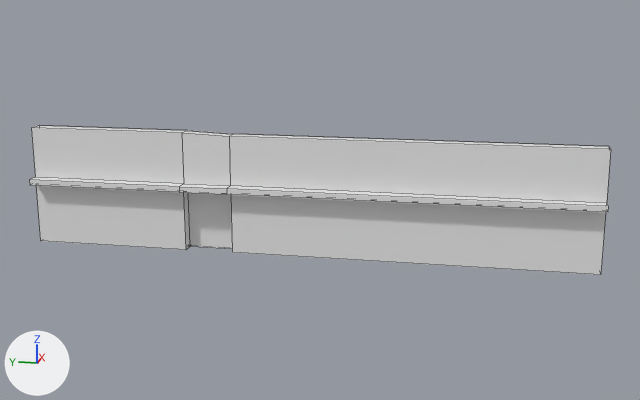
An edit to the FBX model Content/Models/Stages/World/Hall/Stage-Miniaurus/Right-wall.fbx, drawn before and after from the same camera.
Before and after are seen from a 50 mm camera at (-103.1, -22.9, 32.8) aimed at (-0.5, -2.4, 7.1). The axes (+X, +Y, +Z) are drawn at lower left. The lights are the same throughout. Mesh edges are drawn as thin lines. Where no turn or scale is listed for an object, it has been applied to the vertices.
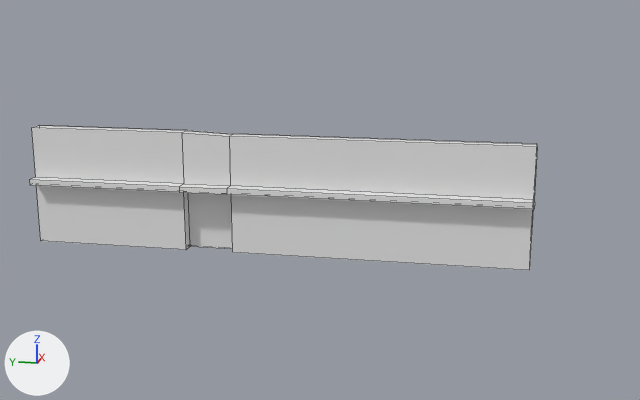
What differs and where, as boxes (x1, y1, x2, y2) in the pictures (640 x 400 px; the box of a moved part takes in the faces that stretch with it):
'Cube.017', reshaped (13% narrower)
    before: (29, 125, 611, 275)
    after: (29, 125, 537, 270)
part 1 of me_cube_041, moved or reshaped
    before: (287, 136, 611, 275)
    after: (287, 136, 537, 270)

The change, as a list of edits to the scene's bpy script:
```text
Change me_cube_041:
    where me_cube_041.from_pydata(...)  # 64 vertices, 62 faces; spans x -1.7..1.8, y -41.8..28.5, z -7.5..7.5
    used by ob_cube_017; location = (-0.87, 6.23, 7.45)
    me_cube_041 part 1: all 17 vertices in x -1.7..1.8, y -41.8, z -7.5..7.2 are moved by (0.0, 8.0, 0.0)
```
